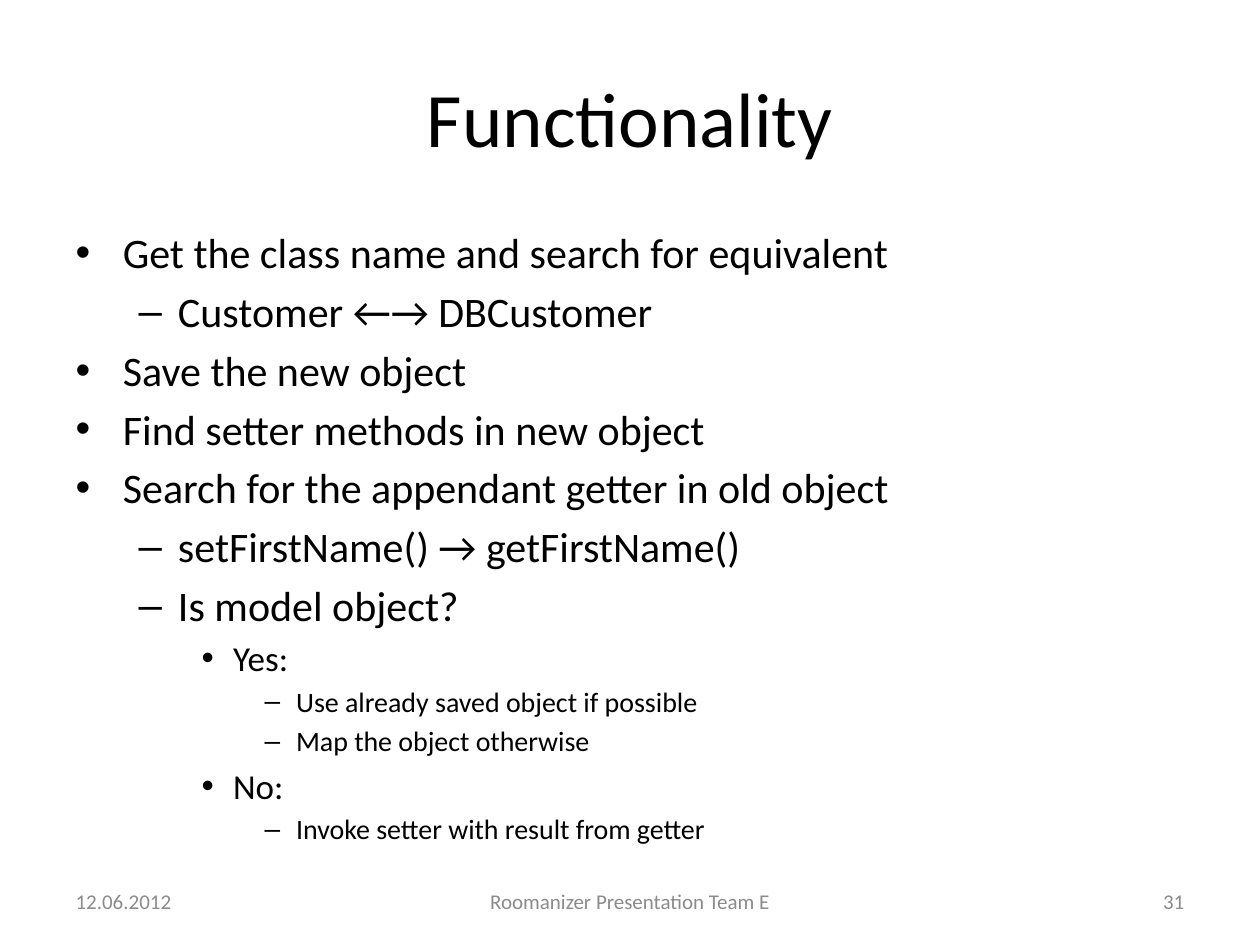
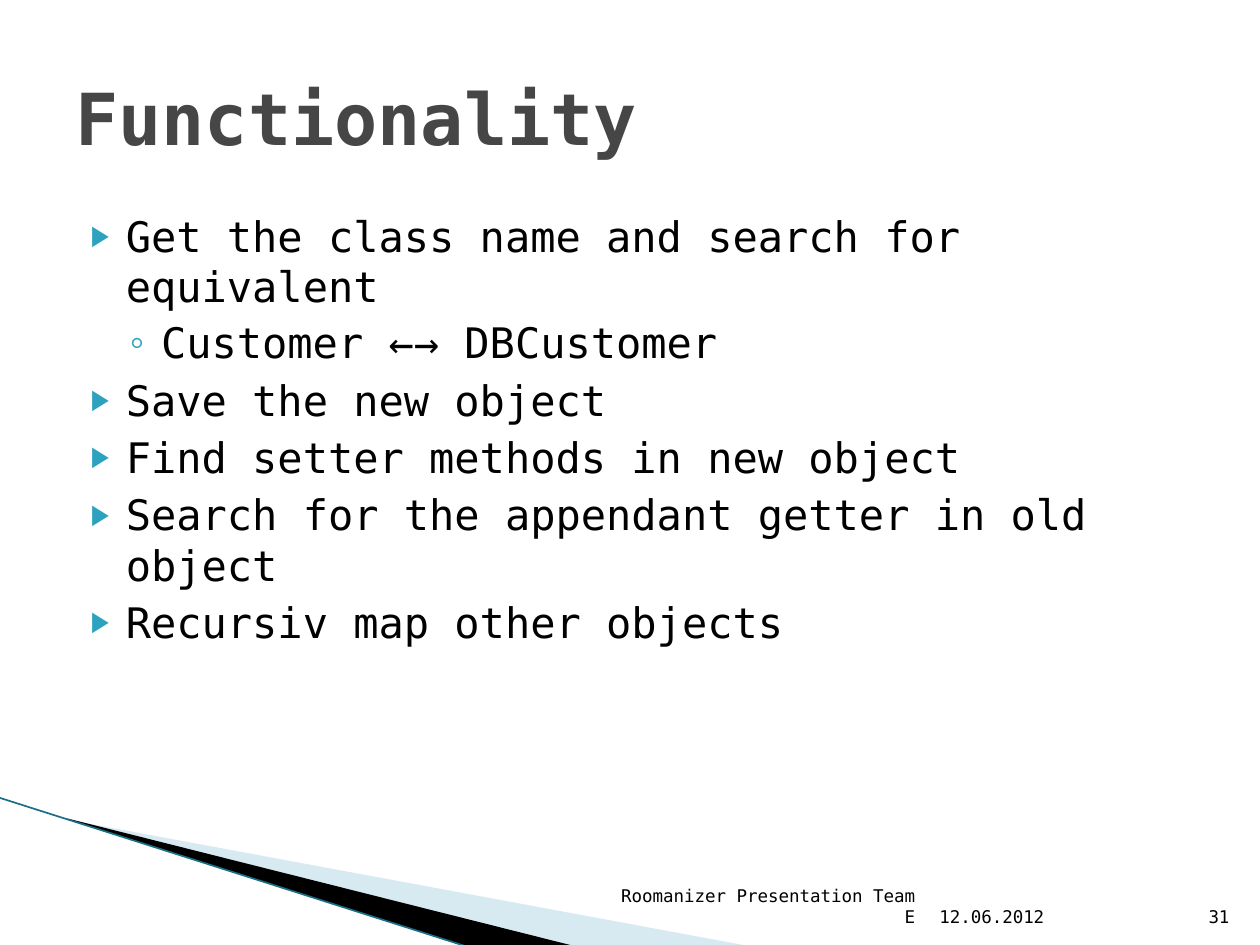
Before and after one commit to markusmo/HotelSoftware, a slide deck: slide 31 of Documentation/Praesentation/PresentationRoomanizer.pptx. Drawn at 1260x945 pixels with LibreOffice and Linux fonts; fonts in the diff are those of the drawing; background and template pictures are left out. Boxes give left, top, right and bottom in pixels: in the first picture for what was removed or moved away, otherwise in the second. Text is boxed around its words. In the diff, an @@ line names an element or a change of style, - is before the commit and + after.

```diff
--- a/Documentation/Praesentation/PresentationRoomanizer.pptx
+++ b/Documentation/Praesentation/PresentationRoomanizer.pptx
@@ title "Functionality" at [75, 87, 636, 160]: size 44 to 41 pt, font Calibri to DejaVu Sans Mono, text colour #000000 to #464646, bold on; alignment centre to left @@
@@ text "Get the class name and ...": place and size @@
-text "Get the class name and ..." at [123, 238, 888, 844]
+text "Get the class name and ..." at [126, 220, 1087, 647]
@@ text at [126, 220, 1087, 590]: font Calibri to DejaVu Sans Mono in "Get the class name and search for ...", "Customer ←→ DBCustomer", "Save the new object", "Find setter methods in new object" and 1 more places; bullet • to ▶; bullet – to ◦; less space between paragraphs @@
@@ text at [126, 606, 783, 647]: text changed; size 16 to 24 pt; font Calibri to DejaVu Sans Mono @@
-  – setFirstName() → getFirstName()
-  – Is model object?
-    • Yes:
-      – Use already saved object if possible
-      – Map the object otherwise
-    • No:
-      – Invoke setter with result from getter
+▶ Recursiv map other objects
@@ line added from (0, 798) to (467, 945), #97C5D8 0.95 pt @@
@@ freeform shape added at [67, 818, 576, 945], fill #000000 @@
@@ freeform shape added at [69, 819, 750, 945], fill #A0CBDC at 40% opacity @@
@@ text "Roomanizer Presentation Team E": place and size @@
-text "Roomanizer Presentation Team E" at [490, 894, 769, 909]
+text "Roomanizer Presentation Team E" at [621, 888, 916, 923]
@@ text "Roomanizer Presentation Team E" at [621, 888, 916, 923]: size 12 to 10 pt, font Calibri to DejaVu Sans Mono, text colour #8C8C8C to #000000; alignment centre to right; vertical alignment middle to bottom @@
@@ text "12.06.2012" at [939, 910, 1044, 924]: size 12 to 10 pt, font Calibri to DejaVu Sans Mono, text colour #8C8C8C to #000000; vertical alignment middle to bottom @@
@@ text "12.06.2012": place and size @@
-text "12.06.2012" at [76, 895, 172, 909]
+text "12.06.2012" at [939, 910, 1044, 924]
@@ page number: place and size @@
-page number at [1163, 895, 1184, 909]
+page number at [1209, 910, 1230, 924]
@@ page number at [1209, 910, 1230, 924]: size 12 to 10 pt, font Calibri to DejaVu Sans Mono, text colour #8C8C8C to #000000; vertical alignment middle to bottom @@
```
Also in this commit, not shown: 46 other slides changed.
